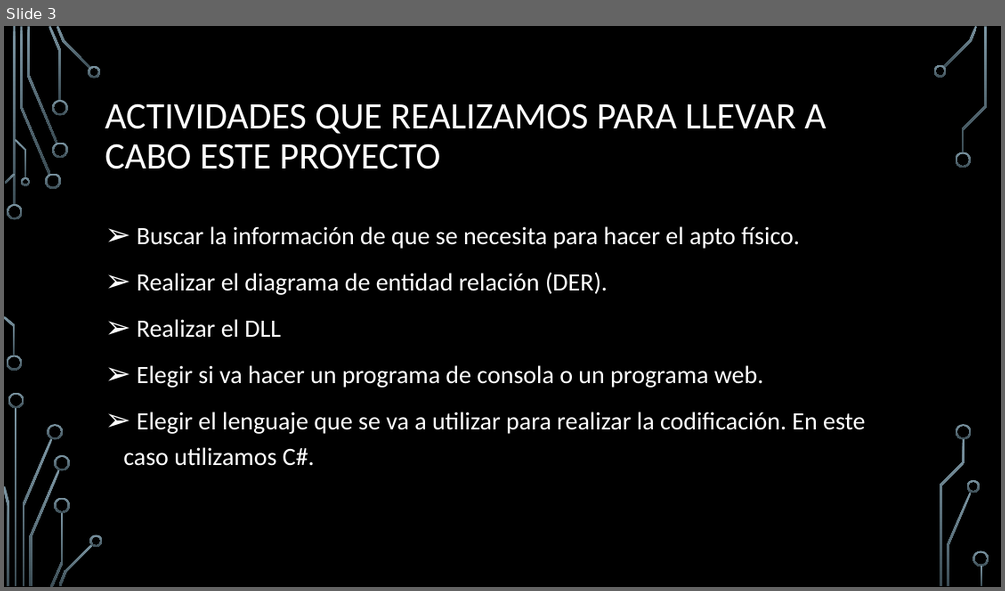
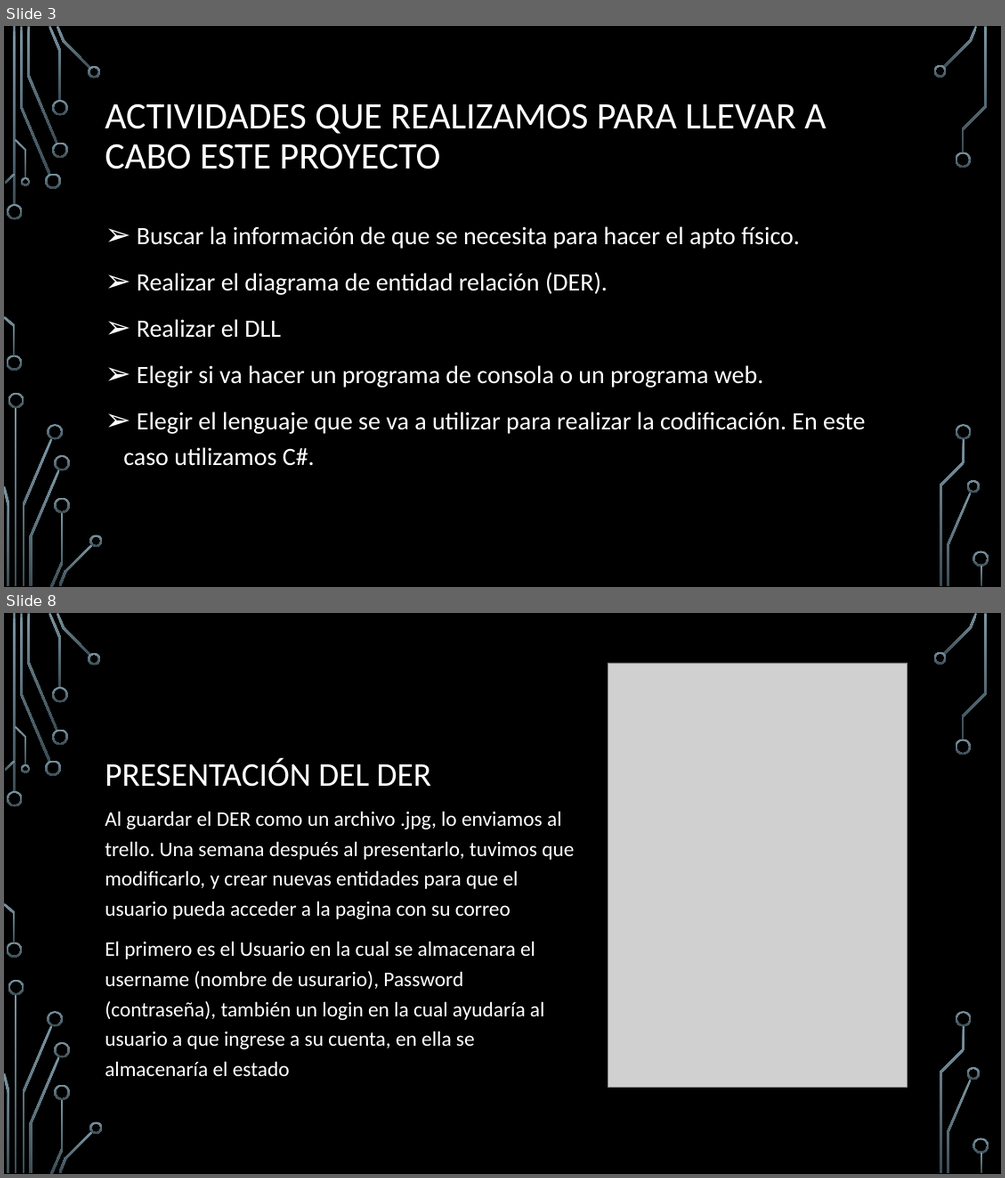
Before and after one commit to DustinJigsaw/Proyecto, a slide deck: SAF/Documentación del proyecto/SAF (Sistema de apto físico).pptx. Shown one above the other, each under a label of ours: slide 3 before the commit, slides 3 and 8 after it; the slides between them are not shown. The pictures are 1005x591 and 1005x1178 pixels, drawn with LibreOffice and Linux fonts; fonts in the diff are those of the drawing; grey boxes stand for pictures; background and template pictures are left out. Boxes give left, top, right and bottom in pixels: in the first picture for what was removed or moved away, otherwise in the second. Text is boxed around its words. In the diff, an @@ line names an element or a change of style, - is before the commit and + after.

```diff
--- a/SAF/Documentación del proyecto/SAF (Sistema de apto físico).pptx
+++ b/SAF/Documentación del proyecto/SAF (Sistema de apto físico).pptx
@@ slide 8 added at (4, 613, 1001, 1174), background picture (left out); not listed: 36 template elements that a slide beside it also shows @@
@@ picture added at (607, 663, 907, 1087) @@
@@ title added at (105, 758, 431, 787), 32 pt, text #FFFFFF @@
+PRESENTACIÓN DEL DER
@@ text added at (105, 811, 574, 1076), 20 pt, text #FFFFFF @@
+Al guardar el DER como un archivo .jpg, lo enviamos al trello. Una semana después al presentarlo, tuvimos que modificarlo, y crear nuevas entidades para que el usuario pueda acceder a la pagina con su correo
+El primero es el Usuario en la cual se almacenara el username (nombre de usurario), Password (contraseña), también un login en la cual ayudaría al usuario a que ingrese a su cuenta, en ella se almacenaría el estado
```
Also in this commit, not shown: 7 other slides added, 2 other files.
